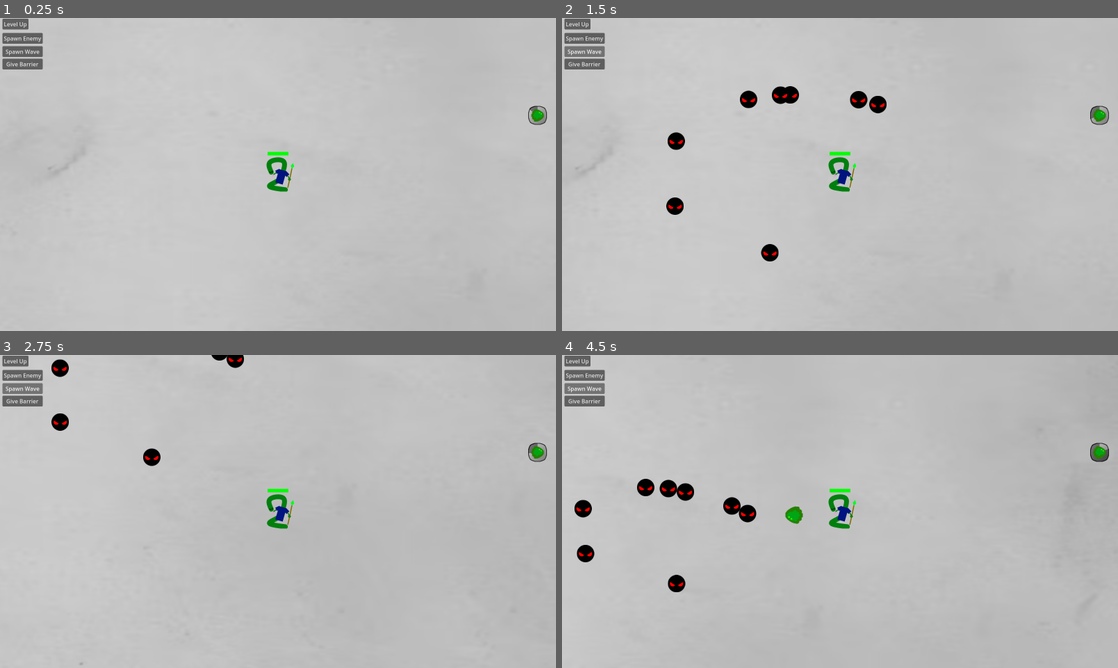
Above: before the commit, frames 1-4 (two rows, left to right).
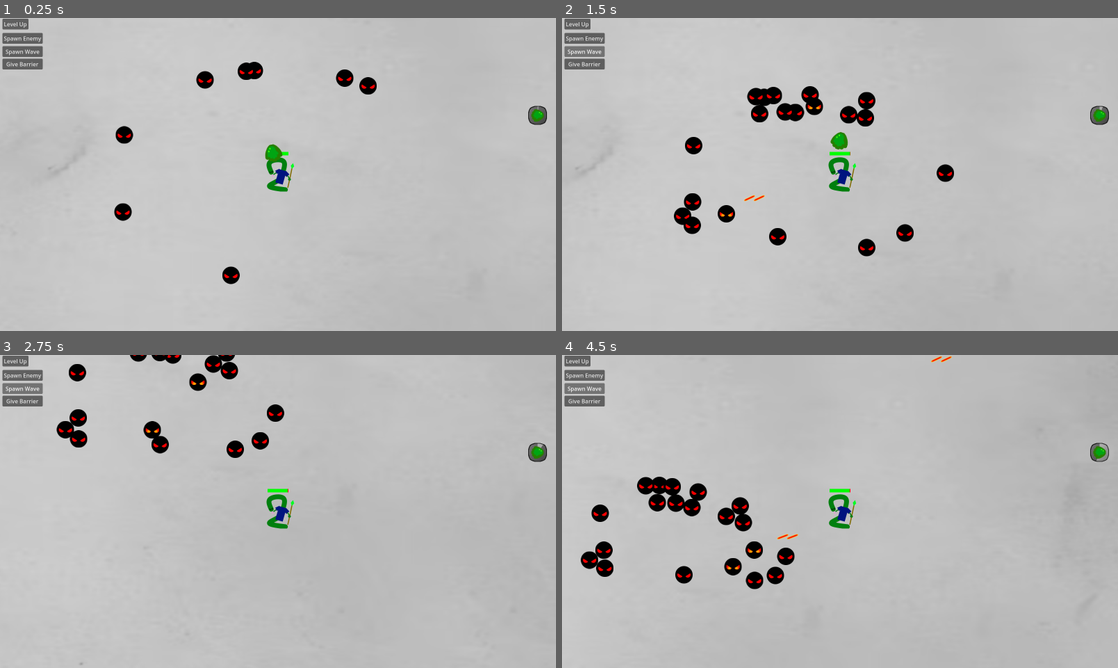
Above: after the commit, the same moments.

Repository: il-Gallone/arcade-rpg
Game: Godot game, scene res://Scenes/test_scene.tscn
Two runs of this game, one before a commit and one after it. Both use one fixed random seed, a clock stepped at 60 frames per second and the inputs below.
Inputs:
- Up to frame 1 (0.25 s): no input
- Up to frame 2 (1.5 s): click "Spawn Wave" at 0.5 s; hold D (right) from 1.28 s (still down)
- Up to frame 3 (2.75 s): release D (right) at 2.03 s; hold S (down) from 2.03 s (still down)
- Up to frame 4 (4.5 s): release S (down) at 2.78 s; hold D (right) 2.78-3.53 s; hold W (up) 3.53-4.28 s; hold A (left) from 4.28 s (still down)

The runs differ from the first frame. In frame 1, 1.3% of the frame differs, in the area x 20-99%, y 14-86%; in frame 2, 3.6%, in the area x 18-99%, y 21-78%; in frame 3, 2.4%; in frame 4, 3.3%.

Commit message:
Event Base Started
TODO Make Event Pad Object
Make Example Events

Diff:
--- a/Scenes/game_manager.tscn
+++ /dev/null
@@ -1,6 +0,0 @@
-[gd_scene load_steps=2 format=3 uid="uid://cqiigy3sebt86"]
-
-[ext_resource type="Script" uid="uid://ha6rqq4k6ogn" path="res://Scripts/GameManager.gd" id="1_oj352"]
-
-[node name="GameManager" type="Node"]
-script = ExtResource("1_oj352")
--- a/Scripts/Enemies/EnemyBase.gd
+++ b/Scripts/Enemies/EnemyBase.gd
@@ -3,6 +3,9 @@
 
 @export var XP_Crystal: Resource
 @export var expValue = 5
+
+var eventEnemy = false
+var connectedEvent: EventBase
 
 @export var maxHP = 100.0
 var HP = 100.0
@@ -88,6 +91,8 @@
 	xpDrop.position = position
 	xpDrop.expValue = expValue*buffStats.expMult*buffStats.waveMult
 	get_tree().root.call_deferred("add_child", xpDrop)
+	if eventEnemy:
+		connectedEvent.numOfEnemies -= 1
 	queue_free()
 
 func buffs_calc(delta) -> void:
--- a/Scripts/Enemies/EnemyManager.gd
+++ b/Scripts/Enemies/EnemyManager.gd
@@ -3,6 +3,8 @@
 @export var Debug_Baddie: Resource
 @export var Debug_Rangie: Resource
 @export var Debug_Elite: Resource
+
+
 
 var waveTimer = 0.0
 var wave = 0
@@ -13,14 +15,15 @@
 
 func _process(delta: float) -> void:
 	waveTimer += delta
-	if waveTimer >= 10.0 + wave*5.0:
+	if waveTimer >= 10.0 + wave*5.0 || GameManager.Enemies.size() == 0:
 		wave_spawn()
 
 
 func wave_spawn() -> void:
 	wave += 1
+	EventManager.currentWave = wave
 	waveTimer = 0.0
-	var numEnemies = 8 + (wave-1)*4
+	var numEnemies = 8 + (wave-1)*4 * GameManager.Players.size()
 	for i in range(numEnemies):
 		if GameManager.Enemies.size() >= GameManager.maxEnemies:
 			var furthestEnemy = 0
@@ -31,9 +34,9 @@
 			GameManager.Enemies[furthestEnemy].global_position = generate_enemy_position()
 			wave_buff(GameManager.Enemies[furthestEnemy])
 		else:
-			if i < 8:
+			if i < 8 * GameManager.Players.size():
 				spawn()
-			elif i < 20:
+			elif i < 20 * GameManager.Players.size():
 				if pow(-1, i) < 0:
 					spawn_rangie()
 				else:
--- /dev/null
+++ b/Scripts/Events/EventBase.gd
@@ -0,0 +1,78 @@
+class_name EventBase
+extends Node
+
+@export var eventEnemy: Resource
+@export var numOfEnemies: int
+
+@export var autoStart = true
+@export var eventPad: Resource
+@export var minimumWave: int
+
+@export var prestiveEvent = false
+var prestigePlayer: PlayerController
+
+@export var timedEvent = true
+@export var eventDuration: float
+
+var eventStarted = false
+var padSpawned = false
+var linkedPads = Array()
+var spawnLocation = Vector2.ZERO
+
+func _ready() -> void:
+	if minimumWave >= EventManager.currentWave && autoStart:
+		start_event()
+	elif minimumWave >= EventManager.currentWave:
+		spawn_event_pad()
+
+func _process(delta: float) -> void:
+	if eventStarted:
+		if timedEvent:
+			eventDuration -= delta
+			if eventDuration <= 0:
+				event_condition_timer()
+		if numOfEnemies <= 0:
+			event_condition_enemies()
+	else:
+		if minimumWave >= EventManager.currentWave:
+			if autoStart:
+				start_event()
+			elif not padSpawned:
+				spawn_event_pad()
+			else:
+				var padsActivated = true
+				for i in linkedPads.size():
+					if linkedPads[i].padTime < linkedPads[i].duration:
+						padsActivated = false
+				if padsActivated:
+					start_event()
+
+func start_event() -> void:
+	pass
+
+func spawn_event_pad() -> void:
+	padSpawned = true
+	if prestiveEvent:
+		var padSpawner = eventPad.instantiate()
+		padSpawner.prestigePad = true
+		padSpawner.prestigePlayer = prestigePlayer
+		padSpawner.position = spawnLocation
+		linkedPads.append(padSpawner)
+		get_tree().root.add_child(padSpawner)
+	else:
+		for i in GameManager.Players.size():
+			var padSpawner = eventPad.instantiate()
+			padSpawner.prestigePad = false
+			padSpawner.position = spawnLocation + Vector2(0, 60*(GameManager.Players.Size()-1)).rotated(2*PI/GameManager.Players.Size*i)
+			linkedPads.append(padSpawner)
+			get_tree().root.add_child(padSpawner)
+
+
+func event_condition_timer():
+	pass
+
+func event_condition_enemies():
+	pass
+
+func event_condition_unique():
+	pass
--- /dev/null
+++ b/Scripts/Events/EventManager.gd
@@ -0,0 +1,3 @@
+extends Node
+
+var currentWave = 0
--- /dev/null
+++ b/Scripts/Events/EventPadBase.gd
@@ -0,0 +1,37 @@
+class_name EventPad
+extends Area2D
+
+var prestigePad = false
+var prestigePlayer: PlayerController
+
+var padTime = 0.0
+@export var padDuration = 3.0
+
+var padConnected = false
+
+func _physics_process(delta: float) -> void:
+	if padConnected:
+		padTime += delta
+		if padTime >= padDuration:
+			padTime = padDuration
+	else:
+		padTime -= delta/2
+		if padTime < 0:
+			padTime = 0
+
+
+func _on_connected_object(object: PhysicsBody2D):
+	if prestigePad:
+		prestige_connection(object, true)
+	else:
+		padConnected = true
+
+func _on_disconnected_object(object: PhysicsBody2D):
+	if prestigePad:
+		prestige_connection(object, false)
+	else:
+		padConnected = false
+
+func prestige_connection(object: PhysicsBody2D, connecting: bool):
+	if object == prestigePlayer:
+		padConnected = connecting
--- a/Scripts/GameManager.gd
+++ b/Scripts/GameManager.gd
@@ -3,7 +3,7 @@
 var Players = Array()
 var Enemies = Array()
 
-@export var maxEnemies = 100
+var maxEnemies = 100
 
 # Called every frame. 'delta' is the elapsed time since the previous frame.
 func _process(_delta: float) -> void:
--- a/project.godot
+++ b/project.godot
@@ -17,7 +17,8 @@
 
 [autoload]
 
-GameManager="*res://Scenes/game_manager.tscn"
+GameManager="*res://Scripts/GameManager.gd"
+EventManager="*res://Scripts/Events/EventManager.gd"
 
 [display]
 
Not shown, added: Scripts/Events/EventBase.gd.uid
Not shown, added: Scripts/Events/EventManager.gd.uid
Not shown, added: Scripts/Events/EventPadBase.gd.uid
Binary file added: Sprites/Attack Animations/NagaDemonProg_Debug.png
Not shown, added: Sprites/Attack Animations/NagaDemonProg_Debug.png.import
Binary file added: Sprites/Enemies/Debug_Naga_Demon.png
Not shown, added: Sprites/Enemies/Debug_Naga_Demon.png.import
Binary file added: Sprites/Events/Naga Altar.png
Not shown, added: Sprites/Events/Naga Altar.png.import
Not shown, changed: .gitignore
